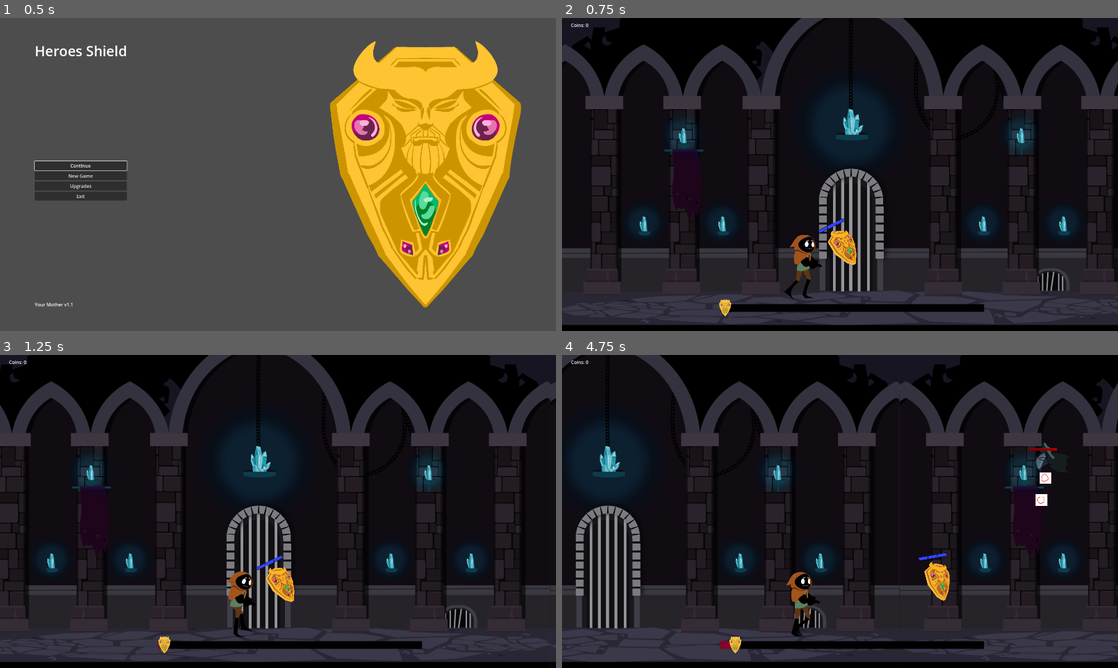
Above: before the commit, frames 1-4 (two rows, left to right).
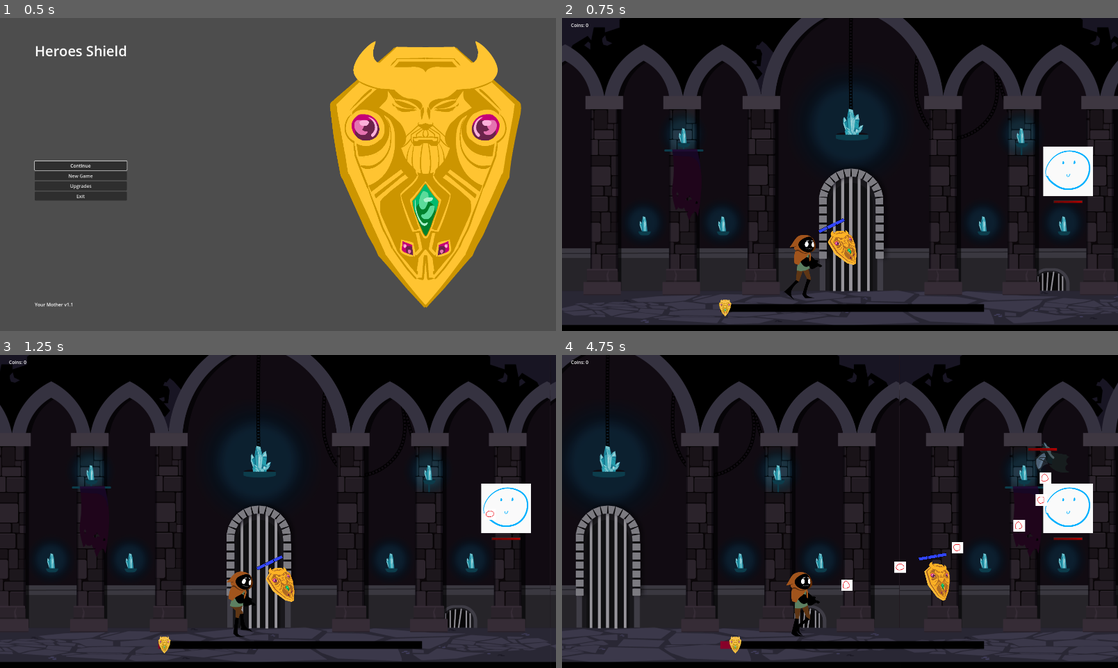
Above: after the commit, the same moments.

Repository: Cookie-Tin-Studios/Heroes-Shield
Game: Godot game, scene res://scenes/menu/main_menu.tscn
Two runs of this game, one before a commit and one after it. Both use one fixed random seed, a clock stepped at 60 frames per second and the inputs below.
Inputs (mouse positions are in pixels of both pictures, inside the frame that each line leads up to):
- Up to frame 1 (0.5 s): no input
- Up to frame 2 (0.75 s): click "New Game" at 0.5 s
- Up to frame 3 (1.25 s): no input
- Up to frame 4 (4.75 s): move the mouse to (962, 495) at 1.27 s; hold Right (ui_right) 1.28-2.03 s; click (962, 495) at 1.35 s; move the mouse to (728, 527) at 2.02 s; hold Down (ui_down) 2.03-2.78 s; tap Space (shield_dash) at 2.1, 3.6 s; move the mouse to (895, 442) at 2.77 s; hold Right (ui_right) 2.78-3.53 s; click (895, 442) at 2.85 s; move the mouse to (812, 574) at 3.52 s; hold Up (ui_up) 3.53-4.28 s; move the mouse to (1006, 558) at 4.27 s; hold Left (ui_left) from 4.28 s (still down); click (1006, 558) at 4.35 s

Frame 1 is identical in both runs. In frame 2, 1.5% of the frame differs, in the area x 86-96%, y 41-60%; in frame 3, 1.5%; in frame 4, 1.8%, in the area x 50-96%, y 41-76%.

Commit message:
Functional

Diff:
--- a/scenes/bosses/boss1.tscn
+++ b/scenes/bosses/boss1.tscn
@@ -1,3 +1,59 @@
-[gd_scene format=3 uid="uid://d0ctaigmnq2q3"]
+[gd_scene load_steps=9 format=3 uid="uid://3npy5eb5sst5"]
 
-[node name="Boss1" type="Node2D"]
+[ext_resource type="PackedScene" uid="uid://ca3rytbyuxw8h" path="res://scenes/mob_base.tscn" id="1_dnpcy"]
+[ext_resource type="Script" path="res://scripts/boss1/boss1.gd" id="2_twwc3"]
+[ext_resource type="PackedScene" uid="uid://dmxf6gcphgjg5" path="res://scenes/projectile.tscn" id="3_bces4"]
+[ext_resource type="Texture2D" uid="uid://bi23rih1cl5km" path="res://assets/sprites/boss1/idle.png" id="4_mhkk6"]
+[ext_resource type="Texture2D" uid="uid://blfbto0aj17fo" path="res://assets/sprites/boss1/on-hit.png" id="5_vglww"]
+[ext_resource type="Texture2D" uid="uid://dm4gm4ur7wntp" path="res://assets/sprites/boss1/on-kill.png" id="6_jpuub"]
+
+[sub_resource type="SpriteFrames" id="SpriteFrames_xgraa"]
+animations = [{
+"frames": [{
+"duration": 1.0,
+"texture": ExtResource("4_mhkk6")
+}],
+"loop": true,
+"name": &"idle",
+"speed": 1.0
+}, {
+"frames": [{
+"duration": 1.0,
+"texture": ExtResource("5_vglww")
+}],
+"loop": true,
+"name": &"on-hit",
+"speed": 1.0
+}, {
+"frames": [{
+"duration": 1.0,
+"texture": ExtResource("6_jpuub")
+}],
+"loop": true,
+"name": &"on-kill",
+"speed": 1.0
+}]
+
+[sub_resource type="CircleShape2D" id="CircleShape2D_qc86s"]
+radius = 149.121
+
+[node name="boss1-part2" instance=ExtResource("1_dnpcy")]
+collision_layer = 4
+collision_mask = 4
+mass = 1000.0
+lock_rotation = true
+freeze_mode = 1
+script = ExtResource("2_twwc3")
+health_bar_offset = Vector2(-100, 200)
+health_bar_follow_collision = true
+projectile_scene = ExtResource("3_bces4")
+
+[node name="AnimatedSprite2D" type="AnimatedSprite2D" parent="." index="0"]
+sprite_frames = SubResource("SpriteFrames_xgraa")
+animation = &"on-hit"
+autoplay = "idle"
+
+[node name="CollisionShape2D" type="CollisionShape2D" parent="." index="1"]
+light_mask = 4
+visibility_layer = 4
+shape = SubResource("CircleShape2D_qc86s")
--- a/scenes/bosses/rail.tscn
+++ b/scenes/bosses/rail.tscn
@@ -1,3 +1,15 @@
-[gd_scene format=3 uid="uid://b3qeb0lojycqq"]
+[gd_scene load_steps=2 format=3 uid="uid://d2c4igjobcauj"]
 
-[node name="Rail" type="Node2D"]
+[ext_resource type="Script" path="res://scripts/boss1/rail.gd" id="1_5e4y0"]
+
+[node name="BounceHorizontal" type="StaticBody2D"]
+collision_layer = 5
+collision_mask = 5
+script = ExtResource("1_5e4y0")
+
+[node name="Line2D" type="Line2D" parent="."]
+default_color = Color(0.789549, 0.372853, 0, 1)
+
+[node name="CollisionShape2D" type="CollisionShape2D" parent="."]
+light_mask = 5
+visibility_layer = 5
--- a/scenes/main.tscn
+++ b/scenes/main.tscn
@@ -6,7 +6,8 @@
 [ext_resource type="PackedScene" uid="uid://dtj2jcj8eeq22" path="res://scenes/HUD.tscn" id="5_scp5s"]
 [ext_resource type="PackedScene" uid="uid://ei3etn0w5se4" path="res://scenes/menu/pause_menu.tscn" id="5_yooe3"]
 [ext_resource type="PackedScene" uid="uid://xsfmwuuxbm3h" path="res://scenes/spawners/bat_spawner.tscn" id="6_xgrp2"]
-[ext_resource type="PackedScene" path="res://scenes/spawners/powerup_spawner.tscn" id="8_jw5bn"]
+[ext_resource type="PackedScene" uid="uid://3npy5eb5sst5" path="res://scenes/bosses/boss1.tscn" id="8_31t57"]
+[ext_resource type="PackedScene" uid="uid://dvqneq3eakg02" path="res://scenes/spawners/powerup_spawner.tscn" id="8_jw5bn"]
 
 [sub_resource type="GDScript" id="GDScript_81rl6"]
 script/source = "extends Node2D
@@ -62,3 +63,6 @@
 anchors_preset = 0
 offset_right = 40.0
 offset_bottom = 40.0
+
+[node name="boss1-part2" parent="." instance=ExtResource("8_31t57")]
+position = Vector2(3486, 1071)
--- a/scenes/mob_melee.tscn
+++ b/scenes/mob_melee.tscn
@@ -64,11 +64,14 @@
 
 [node name="Mob_base" groups=["mobs"] instance=ExtResource("1_0eyf7")]
 script = ExtResource("2_lds8s")
-chase_speed = 250.0
-shield_range = 500.0
+chase_speed = null
+shield_range = null
 melee_range = 100.0
-attack_damage = 1
-attack_cooldown = 1.0
+attack_damage = null
+attack_cooldown = null
+max_health = null
+movement_speed = null
+coins_dropped = null
 
 [node name="AnimatedSprite2D" type="AnimatedSprite2D" parent="." index="0"]
 position = Vector2(0.99968, 5.00031)
--- a/scenes/projectile.tscn
+++ b/scenes/projectile.tscn
@@ -1,9 +1,12 @@
-[gd_scene load_steps=7 format=3 uid="uid://dmxf6gcphgjg5"]
+[gd_scene load_steps=8 format=3 uid="uid://dmxf6gcphgjg5"]
 
 [ext_resource type="Script" path="res://scripts/projectile.gd" id="1_wf0ix"]
 [ext_resource type="Texture2D" uid="uid://dkft7ngvvftf7" path="res://assets/sprites/projectile_1.png" id="2_tkcaq"]
 [ext_resource type="Texture2D" uid="uid://bfy4iyh5k85tm" path="res://assets/sprites/projectile_2.png" id="3_t46ee"]
 [ext_resource type="Texture2D" uid="uid://c4nm7vmrf5dbs" path="res://assets/sprites/projectile_3.png" id="4_21qjv"]
+
+[sub_resource type="PhysicsMaterial" id="PhysicsMaterial_hg1lb"]
+bounce = 1.0
 
 [sub_resource type="SpriteFrames" id="SpriteFrames_1hryt"]
 animations = [{
@@ -26,6 +29,7 @@
 radius = 50.04
 
 [node name="Projectile" type="RigidBody2D" groups=["projectiles"]]
+physics_material_override = SubResource("PhysicsMaterial_hg1lb")
 gravity_scale = 0.0
 contact_monitor = true
 max_contacts_reported = 1
--- a/scripts/mobs/mob_base.gd
+++ b/scripts/mobs/mob_base.gd
@@ -5,8 +5,16 @@
 
 var health: float = max_health  # Current health
 
+# Required for shoot_projectile()
+@export var projectile_scene: PackedScene
+@export var shooting_speed: float = 500.0
+@export var target: CharacterBody2D
+
 # Coin stuff.
 @export var coins_dropped: int = 10
+
+# Sound thing
+@onready var attacks_sound_player = $AttackPlayer
 
 @onready var health_bar = $Node2D/TextureProgressBar
 @onready var collision_shape = get_node_or_null("CollisionShape2D")  # Adjusted to reference CollisionShape2D directly
@@ -31,6 +39,7 @@
 
 func update_health_bar() -> void:
 	if health_bar:
+		health_bar.max_value = max_health
 		health_bar.value = health
 	else:
 		print("Health bar not found!")
@@ -77,3 +86,34 @@
 	# Clamp the character's position within the camera's visible area
 	if position.x < camera_rect.position.x:
 		queue_free()
+
+func shoot_projectile() -> void:
+	# If no target is explicitly assigned, attempt to find a node named "Idiot_hero" in the current scene.
+	if not target:
+		var idiot = get_tree().get_current_scene().get_node("Idiot_hero")
+		if idiot and idiot is CharacterBody2D:
+			target = idiot
+		else:
+			print("No valid 'Idiot_hero' node found in the scene.")
+
+	# Create a new instance of the projectile
+	var projectile = projectile_scene.instantiate()
+
+	# Keep track of the shooter (bat)
+	projectile.shooter = self
+
+	# Position the projectile where the bat currently is.
+	projectile.global_position = global_position
+
+
+	# Determine the direction from the bat to the target.
+	var direction = (target.global_position - global_position).normalized()
+
+	# If the projectile is a RigidBody2D, give it a velocity in the calculated direction.
+	if projectile is RigidBody2D:
+		projectile.linear_velocity = direction * shooting_speed + target.velocity
+
+	if attacks_sound_player and attacks_sound_player.stream:
+		attacks_sound_player.play()
+	# Add the new projectile to the active scene so it appears in the game.
+	get_tree().get_current_scene().add_child(projectile)
--- a/scripts/mobs/mob_bat.gd
+++ b/scripts/mobs/mob_bat.gd
@@ -1,16 +1,11 @@
 extends "res://scripts/mobs/mob_base.gd"
 
 @onready var global_tick = get_node("/root/Tick")
-@export var projectile_scene: PackedScene
-@export var shooting_speed: float = 500.0
-@export var target: CharacterBody2D
 
 # Determines how far above (or below) the collision shape the health bar should appear.
 @export var health_bar_offset: Vector2 = Vector2(0, -20)
 @export var health_bar_follow_collision: bool = true
 
-
-@onready var attacks_sound_player = $AttackPlayer
 func _ready() -> void:
 	super._ready()
 	movement_speed = -300
@@ -21,37 +16,6 @@
 	# Trigger a projectile shot every time the global tick fires.
 	shoot_projectile()
 
-func shoot_projectile() -> void:
-	# If no target is explicitly assigned, attempt to find a node named "Idiot_hero" in the current scene.
-	if not target:
-		var idiot = get_tree().get_current_scene().get_node("Idiot_hero")
-		if idiot and idiot is CharacterBody2D:
-			target = idiot
-		else:
-			print("No valid 'Idiot_hero' node found in the scene.")
-
-	# Create a new instance of the projectile
-	var projectile = projectile_scene.instantiate()
-
-	# Keep track of the shooter (bat)
-	projectile.shooter = self
-
-	# Position the projectile where the bat currently is.
-	projectile.global_position = global_position
-
-
-	# Determine the direction from the bat to the target.
-	var direction = (target.global_position - global_position).normalized()
-
-	# If the projectile is a RigidBody2D, give it a velocity in the calculated direction.
-	if projectile is RigidBody2D:
-		projectile.linear_velocity = direction * shooting_speed + target.velocity
-
-	if attacks_sound_player and attacks_sound_player.stream:
-		attacks_sound_player.play()
-	# Add the new projectile to the active scene so it appears in the game.
-	get_tree().get_current_scene().add_child(projectile)
-
 func _physics_process(delta: float) -> void:
 	super._physics_process(delta)
 
--- a/scripts/projectile.gd
+++ b/scripts/projectile.gd
@@ -36,7 +36,12 @@
 		if body.has_method("take_damage"):
 			body.take_damage(damage)
 			print("Projectile hit ", body.name, " for ", damage, " damage.")
-		queue_free()
+			queue_free()
+
+		if body.has_method("when_hit"):
+			body.when_hit()  # Apply damage to the target.
+			print("when_hit function ran.")
+			queue_free()
 
 
 func apply_homing(delta: float) -> void:
--- a/scripts/shield/shield.gd
+++ b/scripts/shield/shield.gd
@@ -261,8 +261,11 @@
 	projectile.parried = true
 
 	# Collision layers
-	projectile.set_collision_layer_value(1, false)
-	projectile.set_collision_mask_value(1, false)
+	# Commenting these out so parried projectiles can...
+	# - Hit eachother
+	# - Be parried a 2nd time (important for boss mechanics)
+	#projectile.set_collision_layer_value(1, false)
+	#projectile.set_collision_mask_value(1, false)
 	projectile.set_collision_layer_value(3, true)
 	projectile.set_collision_mask_value(3, true)
 
Not shown: 1 places in scenes/main.tscn that only renumber resources
